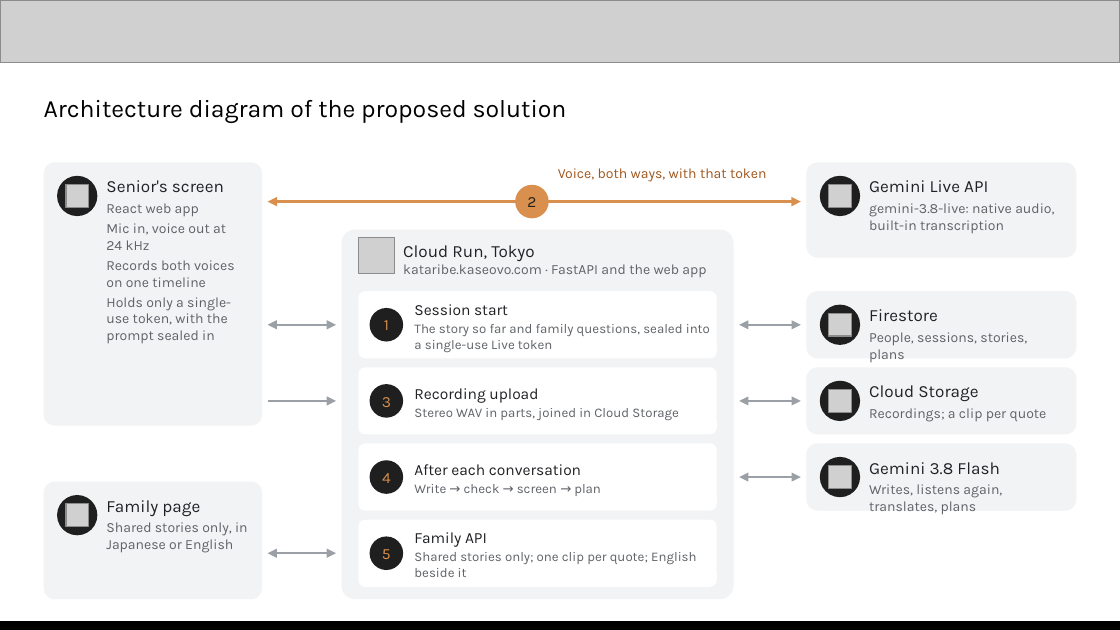
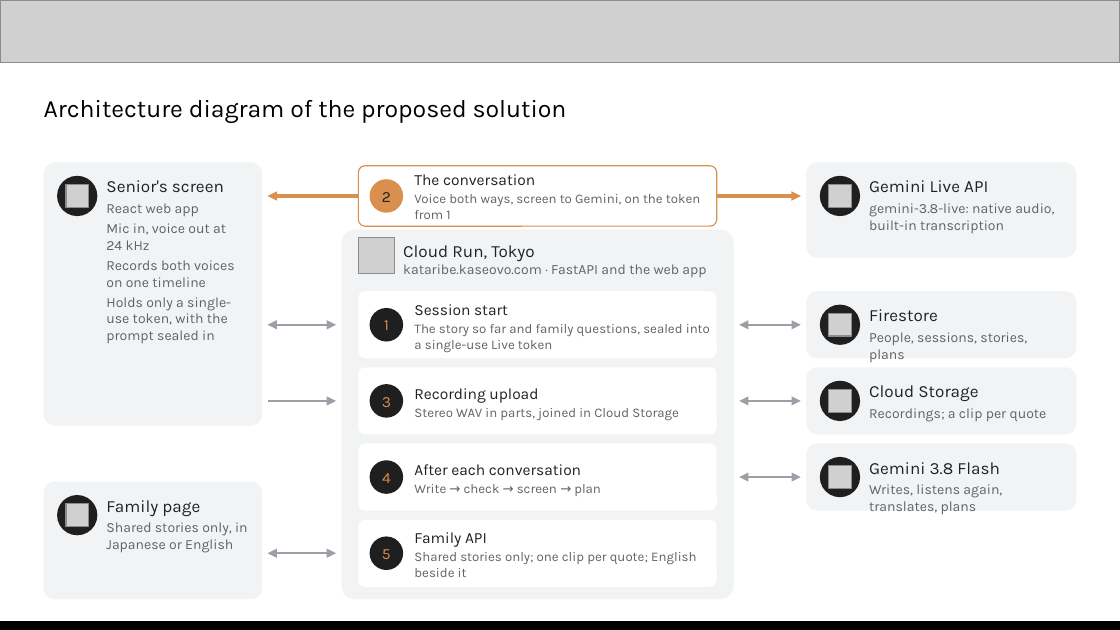
Before and after one commit to kaseovo/kataribe, a slide deck: slide 7 of docs/demo/kataribe-pitch-deck.pptx. Drawn at 1120x630 pixels with LibreOffice and Linux fonts; fonts in the diff are those of the drawing; grey boxes stand for pictures. Boxes give left, top, right and bottom in pixels: in the first picture for what was removed or moved away, otherwise in the second. Text is boxed around its words. In the diff, an @@ line names an element or a change of style, - is before the commit and + after.

```diff
--- a/docs/demo/kataribe-pitch-deck.pptx
+++ b/docs/demo/kataribe-pitch-deck.pptx
@@ rounded rectangle added at (358,166,717,226), fill #FFFFFF, outline #D98F4E 0.75 pt @@
@@ ellipse "2": place and size @@
-ellipse "2" at (515,185,549,218)
+ellipse "2" at (370,179,403,213)
@@ text removed at (558,168,766,182) @@
-Voice, both ways, with that token
@@ double arrow moved from (268, 202) - (801, 202) to (268, 196) - (801, 196) @@
@@ text added at (414,194,700,219), 8.5 pt, text #5F6368 @@
+The conversation
+Voice both ways, screen to Gemini, on the token from 1
```
Also in this commit, not shown: 1 other slide changed, 1 other file.
